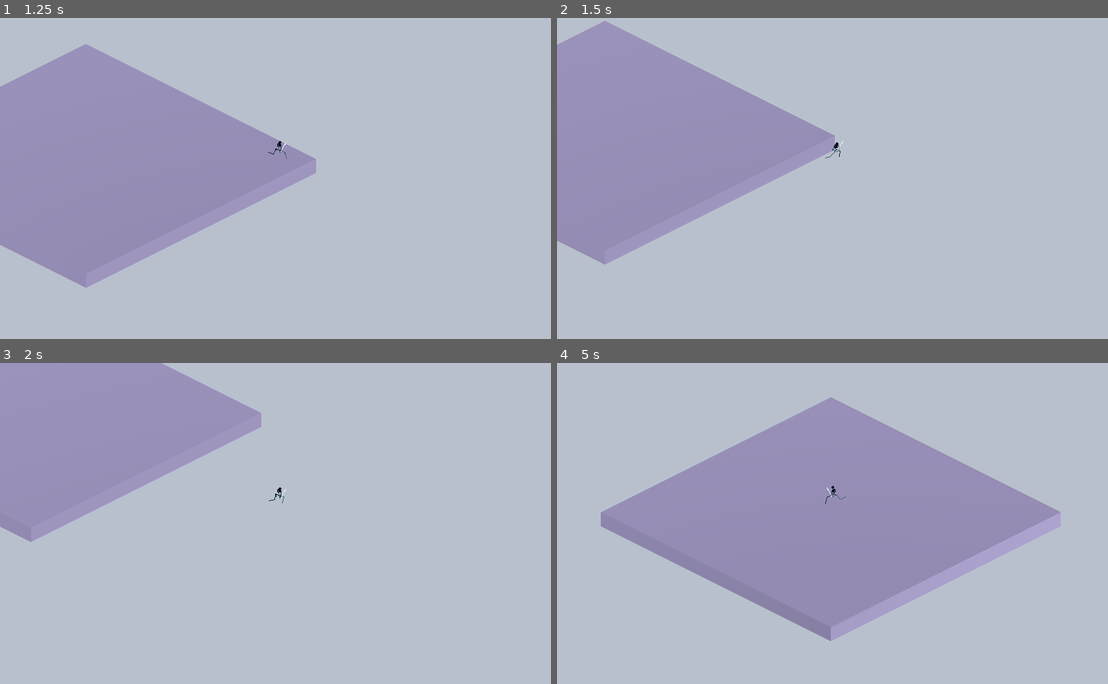
Above: before the commit, frames 1-4 (two rows, left to right).
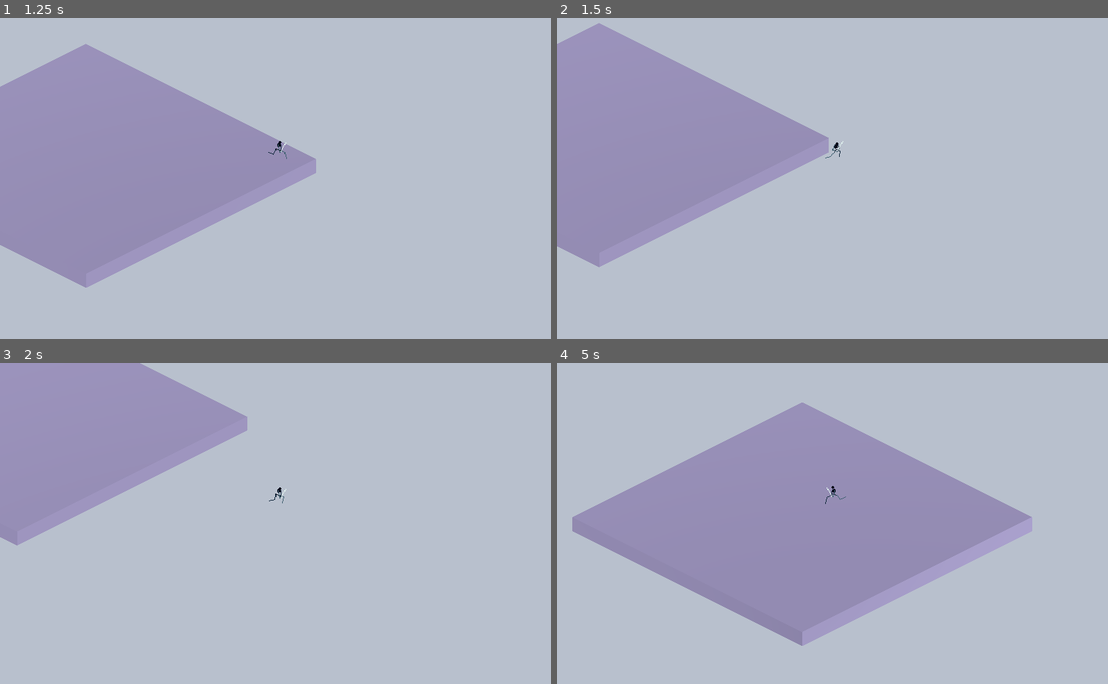
Above: after the commit, the same moments.

Repository: YottaYocta/Bushido
Game: Godot game, scene res://Main.tscn
The game is run twice, just before and just after one commit, with the same random seed, the same clock (stepped at 60 frames per second) and the same inputs.
Inputs:
- Up to frame 1 (1.25 s): tap Enter at 0.5 s; hold Right (ui_right) from 0.53 s (still down); tap Space (jump) at 0.6, 0.77, 1.07 s
- Up to frame 2 (1.5 s): release Right (ui_right) at 1.28 s; hold Down (ui_down) from 1.28 s (still down); tap Space (jump) at 1.35 s
- Up to frame 3 (2 s): keep holding Down (ui_down); tap Space (jump) at 1.52, 1.82 s
- Up to frame 4 (5 s): release Down (ui_down) at 2.03 s; hold Right (ui_right) 2.03-2.78 s; tap Space (jump) at 2.1, 2.85, 3.02, 3.32, 3.6, 3.77, 4.07, 4.35, 4.52, 4.82 s; hold Up (ui_up) 2.78-3.53 s; hold Left (ui_left) from 3.53 s (still down)

Frame 1 is identical in both runs. In frame 2, 0.9% of the frame differs, in the area x 0-51%, y 0-78%; in frame 3, 1.3%; in frame 4, 8.0%, in the area x 2-92%, y 10-89%.

Commit message:
added better dashing functionality

Diff:
--- a/game/Player.gd
+++ b/game/Player.gd
@@ -1,6 +1,7 @@
 extends Spatial
 
 var velocity := Vector3()
+var dash_dir := Vector3()
 export var acceleration := 1.0
 export var dash_multiplier := 6.0
 export var friction_coefficient := 5.0
@@ -19,13 +20,15 @@
 	if Input.is_action_pressed('ui_down'):
 		velocity.z += acceleration / 100
 	if Input.is_action_just_pressed('jump'):
-		velocity = velocity.normalized() * dash_multiplier
+		velocity = dash_dir.normalized() * dash_multiplier
 
 	velocity -= velocity / friction_coefficient
+	transform.origin += (velocity * delta).rotated(Vector3.UP, deg2rad(rotation_degrees.y))
 	if velocity.length() < 0.01:
 		$AnimatedSprite3D.stop()
-	transform.origin += (velocity * delta).rotated(Vector3.UP, deg2rad(rotation_degrees.y))
+		velocity = Vector3()
 	if velocity.length() > 0.01:
+		dash_dir = velocity.normalized()
 		$AnimatedSprite3D.play()
 
 
